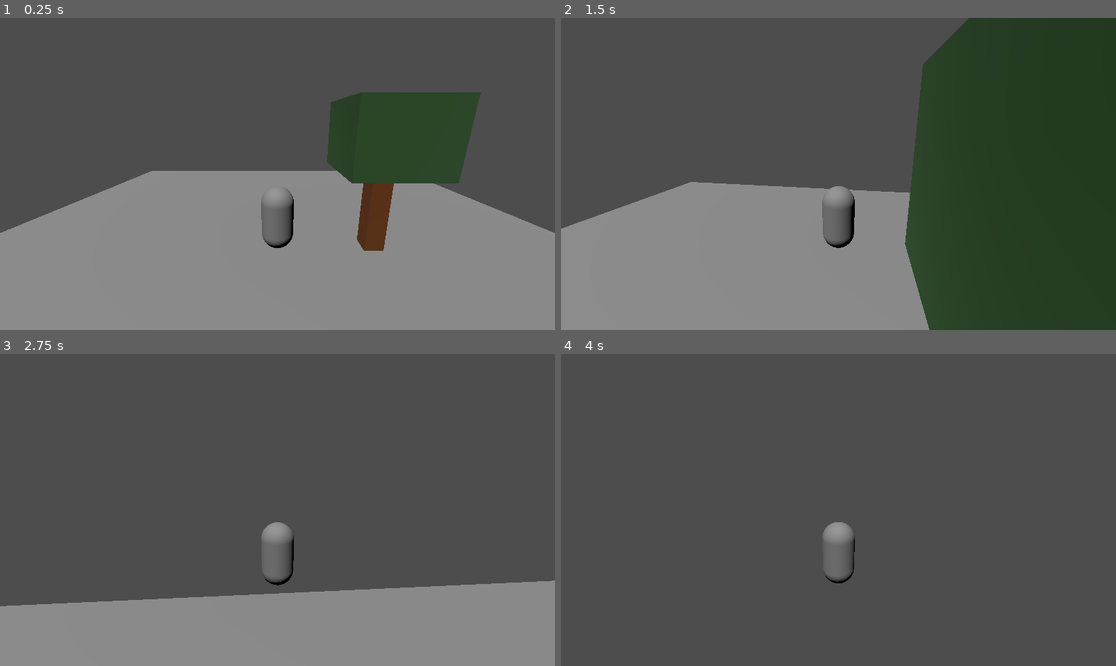
Above: before the commit, frames 1-4 (two rows, left to right).
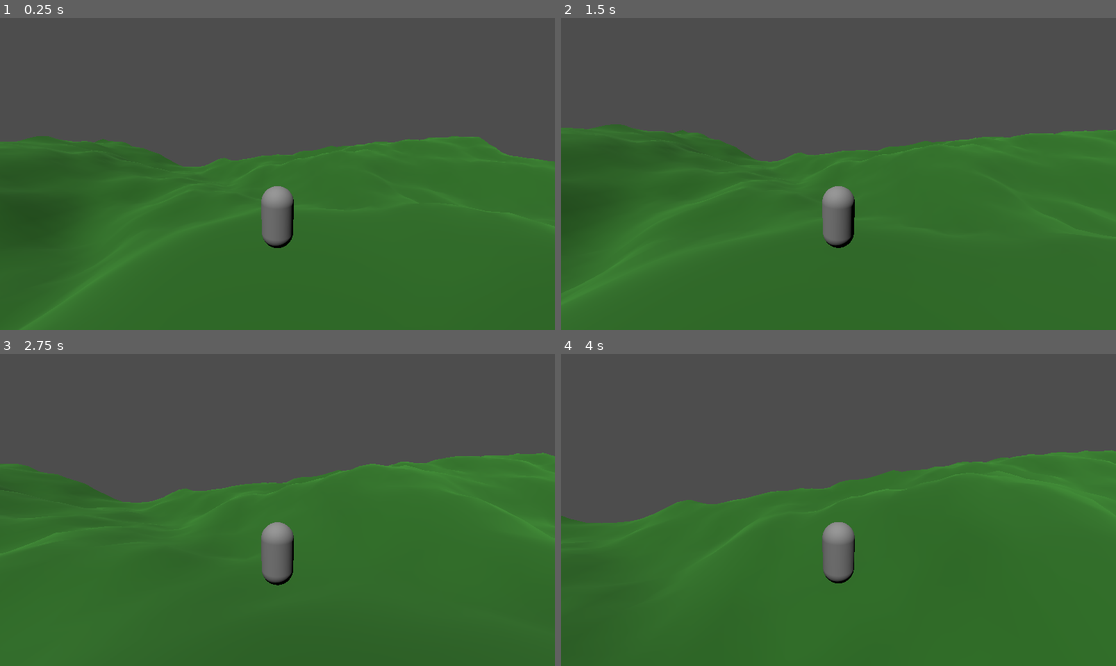
Above: after the commit, the same moments.

Repository: MajorDragonfly/voxelverse
Game: Godot game, scene res://main/main.tscn
Same seed, same stepped clock (60 frames per second), same inputs: the game is played once before the commit and once after it.
Inputs (mouse positions are in pixels of both pictures, inside the frame that each line leads up to):
- Up to frame 1 (0.25 s): no input
- Up to frame 2 (1.5 s): move the mouse to (866, 174) at 0.52 s; hold W (move_forward) from 0.53 s (still down); click (866, 174) at 0.6 s; tap Space (jump) at 0.77 s; move the mouse to (810, 174) at 1.27 s; click (810, 174) at 1.35 s
- Up to frame 3 (2.75 s): keep holding W (move_forward); tap Space (jump) at 1.52 s; move the mouse to (288, 503) at 2.02 s; click (288, 503) at 2.1 s
- Up to frame 4 (4 s): keep holding W (move_forward); move the mouse to (832, 516) at 2.77 s; click (832, 516) at 2.85 s; tap Space (jump) at 3.02, 3.77 s; move the mouse to (877, 513) at 3.52 s; click (877, 513) at 3.6 s

The runs differ from the first frame. In frame 1, 61% of the frame differs, in the area x 0-100%, y 23-100%; in frame 2, 73%, in the area x 0-100%, y 0-100%; in frame 3, 60%; in frame 4, 57%.

Commit message:
Add multi chunk terrain generation

Diff:
--- a/autoload/game_state.gd
+++ b/autoload/game_state.gd
@@ -73,6 +73,9 @@
 # Jeder neue Durchlauf beginnt in der Kreaturenphase.
 var current_phase: int = Phase.CREATURE
 
+# Derselbe Seed erzeugt immer dieselbe Ausgangswelt.
+var world_seed: int = 12345
+
 
 func has_ability(ability: StringName) -> bool:
 	var available_abilities: Array = PHASE_ABILITIES.get(
--- a/main/main.tscn
+++ b/main/main.tscn
@@ -1,28 +1,14 @@
 [gd_scene format=3 uid="uid://c87q8cyvxsccx"]
 
 [ext_resource type="PackedScene" uid="uid://cflvob4gek5k0" path="res://creatures/player/player.tscn" id="1_53q0u"]
-[ext_resource type="PackedScene" uid="uid://bnfy5o45ngga0" path="res://world/resources/trees/tree.tscn" id="2_pjrb6"]
-
-[sub_resource type="BoxMesh" id="BoxMesh_4hihk"]
-size = Vector3(20, 0.5, 20)
-
-[sub_resource type="BoxShape3D" id="BoxShape3D_53q0u"]
-size = Vector3(20, 0.5, 20)
+[ext_resource type="PackedScene" uid="uid://dd0q32q5awvjd" path="res://world/resources/trees/terrain_chunk.tscn" id="2_pjrb6"]
 
 [node name="Main" type="Node3D" unique_id=926892959]
-
-[node name="Ground" type="StaticBody3D" parent="." unique_id=325688650]
-
-[node name="GroundMesh" type="MeshInstance3D" parent="Ground" unique_id=1831476768]
-mesh = SubResource("BoxMesh_4hihk")
-
-[node name="GroundCollision" type="CollisionShape3D" parent="Ground" unique_id=2092661506]
-shape = SubResource("BoxShape3D_53q0u")
 
 [node name="Sun" type="DirectionalLight3D" parent="." unique_id=1170712680]
 transform = Transform3D(0.8660254, 0.43301272, -0.24999999, 0, 0.49999997, 0.86602545, 0.5, -0.75, 0.43301266, 0, 0, 0)
 
 [node name="Player" parent="." unique_id=840536578 instance=ExtResource("1_53q0u")]
-transform = Transform3D(1, 0, 0, 0, 1, 0, 0, 0, 1, 0, 1.25, 0)
+transform = Transform3D(1, 0, 0, 0, 1, 0, 0, 0, 1, 0, 3, 0)
 
-[node name="Tree" parent="." unique_id=45007494 instance=ExtResource("2_pjrb6")]
+[node name="TerrainChunk" parent="." unique_id=1870033249 instance=ExtResource("2_pjrb6")]
--- /dev/null
+++ b/world/resources/terrain/terrain_chunk.gd
@@ -0,0 +1,213 @@
+class_name TerrainChunk
+extends StaticBody3D
+
+
+@export_category("Chunk Size")
+@export_range(9, 257, 1) var vertices_x: int = 65
+@export_range(9, 257, 1) var vertices_z: int = 65
+@export_range(0.25, 5.0, 0.25) var cell_size: float = 1.0
+
+@export_category("Terrain Shape")
+@export_range(0.001, 0.2, 0.001) var noise_frequency: float = 0.025
+@export_range(0.0, 30.0, 0.5) var height_scale: float = 6.0
+@export_range(1, 8, 1) var noise_octaves: int = 5
+
+@export_category("Spawn Area")
+@export_range(0.0, 20.0, 0.5) var flat_spawn_radius: float = 4.0
+@export_range(0.5, 20.0, 0.5) var spawn_blend_distance: float = 8.0
+
+# Position dieses Chunks im späteren Chunk-Raster.
+var chunk_coordinates: Vector2i = Vector2i.ZERO
+
+@onready var terrain_mesh: MeshInstance3D = $TerrainMesh
+@onready var terrain_collision: CollisionShape3D = $TerrainCollision
+
+
+func _ready() -> void:
+	_position_chunk()
+	generate_terrain()
+
+
+func get_chunk_width() -> float:
+	return float(vertices_x - 1) * cell_size
+
+
+func get_chunk_depth() -> float:
+	return float(vertices_z - 1) * cell_size
+
+
+func _position_chunk() -> void:
+	position = Vector3(
+		float(chunk_coordinates.x) * get_chunk_width(),
+		0.0,
+		float(chunk_coordinates.y) * get_chunk_depth()
+	)
+
+
+func generate_terrain() -> void:
+	terrain_mesh.mesh = null
+	terrain_collision.shape = null
+
+	var noise := FastNoiseLite.new()
+
+	noise.seed = GameState.world_seed
+	noise.frequency = noise_frequency
+	noise.fractal_octaves = noise_octaves
+	noise.fractal_gain = 0.5
+	noise.fractal_lacunarity = 2.0
+
+	var surface_tool := SurfaceTool.new()
+	surface_tool.begin(Mesh.PRIMITIVE_TRIANGLES)
+
+	var terrain_width := get_chunk_width()
+	var terrain_depth := get_chunk_depth()
+
+	var half_width := terrain_width * 0.5
+	var half_depth := terrain_depth * 0.5
+
+	for z in range(vertices_z - 1):
+		for x in range(vertices_x - 1):
+			var vertex_00 := _create_vertex(
+				x,
+				z,
+				noise,
+				half_width,
+				half_depth
+			)
+
+			var vertex_01 := _create_vertex(
+				x,
+				z + 1,
+				noise,
+				half_width,
+				half_depth
+			)
+
+			var vertex_10 := _create_vertex(
+				x + 1,
+				z,
+				noise,
+				half_width,
+				half_depth
+			)
+
+			var vertex_11 := _create_vertex(
+				x + 1,
+				z + 1,
+				noise,
+				half_width,
+				half_depth
+			)
+
+			var uv_00 := Vector2(
+				float(x) / float(vertices_x - 1),
+				float(z) / float(vertices_z - 1)
+			)
+
+			var uv_01 := Vector2(
+				float(x) / float(vertices_x - 1),
+				float(z + 1) / float(vertices_z - 1)
+			)
+
+			var uv_10 := Vector2(
+				float(x + 1) / float(vertices_x - 1),
+				float(z) / float(vertices_z - 1)
+			)
+
+			var uv_11 := Vector2(
+				float(x + 1) / float(vertices_x - 1),
+				float(z + 1) / float(vertices_z - 1)
+			)
+
+			# Erstes Dreieck.
+			_add_vertex(surface_tool, vertex_00, uv_00)
+			_add_vertex(surface_tool, vertex_10, uv_10)
+			_add_vertex(surface_tool, vertex_01, uv_01)
+
+			# Zweites Dreieck.
+			_add_vertex(surface_tool, vertex_10, uv_10)
+			_add_vertex(surface_tool, vertex_11, uv_11)
+			_add_vertex(surface_tool, vertex_01, uv_01)
+
+	surface_tool.index()
+	surface_tool.generate_normals()
+
+	var generated_mesh: ArrayMesh = surface_tool.commit()
+
+	terrain_mesh.mesh = generated_mesh
+	terrain_collision.shape = generated_mesh.create_trimesh_shape()
+
+	_apply_terrain_material()
+
+
+func _create_vertex(
+	grid_x: int,
+	grid_z: int,
+	noise: FastNoiseLite,
+	half_width: float,
+	half_depth: float
+) -> Vector3:
+	# Position innerhalb dieses Chunks.
+	var local_x := float(grid_x) * cell_size - half_width
+	var local_z := float(grid_z) * cell_size - half_depth
+
+	# Globale Position innerhalb der gesamten Welt.
+	# Dadurch stimmen die Höhen an Chunk-Grenzen überein.
+	var world_x := (
+		float(chunk_coordinates.x) * get_chunk_width()
+		+ local_x
+	)
+
+	var world_z := (
+		float(chunk_coordinates.y) * get_chunk_depth()
+		+ local_z
+	)
+
+	var height := noise.get_noise_2d(
+		world_x,
+		world_z
+	) * height_scale
+
+	# Nur rund um den globalen Weltmittelpunkt wird abgeflacht.
+	var distance_to_spawn := Vector2(
+		world_x,
+		world_z
+	).length()
+
+	var flatten_factor := smoothstep(
+		flat_spawn_radius,
+		flat_spawn_radius + spawn_blend_distance,
+		distance_to_spawn
+	)
+
+	height *= flatten_factor
+
+	return Vector3(
+		local_x,
+		height,
+		local_z
+	)
+
+
+func _add_vertex(
+	surface_tool: SurfaceTool,
+	vertex_position: Vector3,
+	uv: Vector2
+) -> void:
+	surface_tool.set_uv(uv)
+	surface_tool.add_vertex(vertex_position)
+
+
+func _apply_terrain_material() -> void:
+	var material := StandardMaterial3D.new()
+
+	material.albedo_color = Color(
+		0.16,
+		0.42,
+		0.12,
+		1.0
+	)
+
+	material.roughness = 1.0
+
+	terrain_mesh.material_override = material
--- /dev/null
+++ b/world/resources/terrain/terrain_chunk.tscn
@@ -0,0 +1,10 @@
+[gd_scene format=3 uid="uid://dd0q32q5awvjd"]
+
+[ext_resource type="Script" uid="uid://binhy5f1mbskn" path="res://world/resources/trees/terrain_chunk.gd" id="1_fj3vv"]
+
+[node name="TerrainChunk" type="StaticBody3D" unique_id=1870033249]
+script = ExtResource("1_fj3vv")
+
+[node name="TerrainMesh" type="MeshInstance3D" parent="." unique_id=1378419624]
+
+[node name="TerrainCollision" type="CollisionShape3D" parent="." unique_id=907640669]
--- /dev/null
+++ b/world/resources/trees/terrain_chunk.tscn
@@ -0,0 +1,10 @@
+[gd_scene format=3 uid="uid://cn3dn8lnorpeo"]
+
+[ext_resource type="Script" path="res://world/resources/trees/terrain_chunk.gd" id="1_fj3vv"]
+
+[node name="TerrainChunk" type="StaticBody3D" unique_id=1870033249]
+script = ExtResource("1_fj3vv")
+
+[node name="TerrainMesh" type="MeshInstance3D" parent="." unique_id=1378419624]
+
+[node name="TerrainCollision" type="CollisionShape3D" parent="." unique_id=907640669]
--- /dev/null
+++ b/world/world_manager.gd
@@ -0,0 +1,60 @@
+class_name WorldManager
+extends Node3D
+
+
+const TERRAIN_CHUNK_SCENE: PackedScene = preload(
+	"res://world/resources/terrain/terrain_chunk.tscn"
+)
+
+
+@export_category("World Generation")
+@export_range(0, 4, 1) var initial_chunk_radius: int = 1
+
+var loaded_chunks: Dictionary = {}
+
+
+func _ready() -> void:
+	generate_initial_world()
+
+
+func generate_initial_world() -> void:
+	for chunk_z in range(
+		-initial_chunk_radius,
+		initial_chunk_radius + 1
+	):
+		for chunk_x in range(
+			-initial_chunk_radius,
+			initial_chunk_radius + 1
+		):
+			var coordinates := Vector2i(
+				chunk_x,
+				chunk_z
+			)
+
+			_create_chunk(coordinates)
+
+
+func _create_chunk(coordinates: Vector2i) -> void:
+	if loaded_chunks.has(coordinates):
+		return
+
+	var chunk := (
+		TERRAIN_CHUNK_SCENE.instantiate()
+		as TerrainChunk
+	)
+
+	if chunk == null:
+		push_error(
+			"TerrainChunk scene could not be instantiated."
+		)
+		return
+
+	chunk.chunk_coordinates = coordinates
+	chunk.name = "TerrainChunk_%d_%d" % [
+		coordinates.x,
+		coordinates.y,
+	]
+
+	add_child(chunk)
+
+	loaded_chunks[coordinates] = chunk
--- /dev/null
+++ b/world/world_manager.tscn
@@ -0,0 +1,6 @@
+[gd_scene format=3 uid="uid://d1vpfpfcqte7w"]
+
+[ext_resource type="Script" uid="uid://bls5l08ffucwx" path="res://world/world_manager.gd" id="1_xf7qu"]
+
+[node name="WorldManager" type="Node3D" unique_id=583502211]
+script = ExtResource("1_xf7qu")
Not shown, added: world/resources/terrain/terrain_chunk.gd.uid
Not shown, added: world/world_manager.gd.uid
